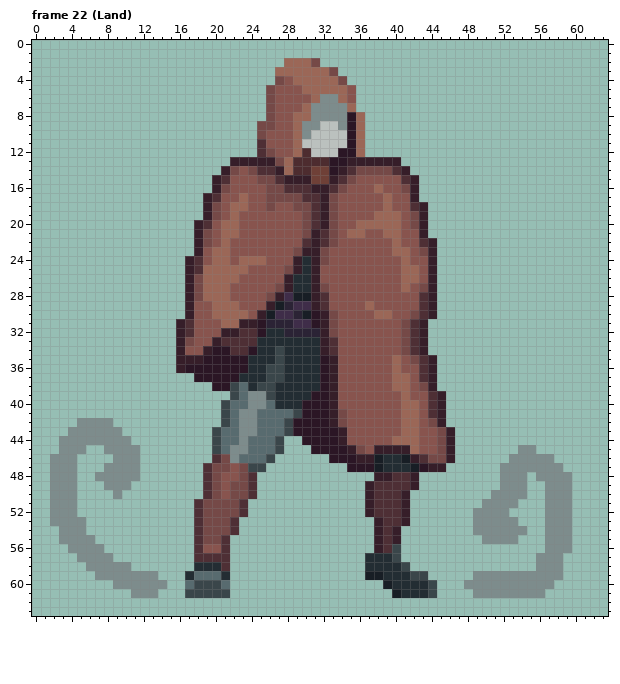
File history of a pixel-art file, SNZA/Assets/SpritesAsp/PROTAGONISTA.aseprite. This is how it looked before the edit.
64x64 pixels, 32 frames. Colours within 5 levels of each other are drawn and written as one. Shown: frame 22 (Land). The commit also changed other frames, which this record leaves out.
The same view after the edit:
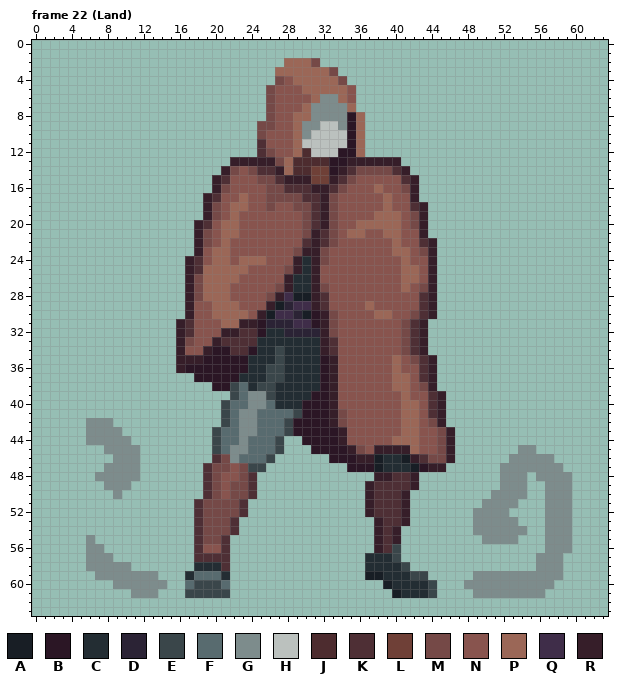
Palette (. is transparent): A #181e25  B #2b1625  C #232d33  D #2b2335  E #3a464a  F #586b6f  G #7d8c8c  H #bbc1be  J #4d2c2f  K #4e2f35  L #6f4037  M #754947  N #88544e  P #9b6757  Q #3f2d49  R #361e29
Change:
--- frame 22 (Land), layer "Flattened"
@@ x 0..7 @@
 41 ........
-42 .....GGG
-43 ....GGGG
-44 ...GGGGG
-45 ...GGG..
-46 ..GGG...
-47 ..GGG...
-48 ..GGG..G
-49 ..GGG...
-50 ..GGG...
-51 ..GGG...
-52 ..GGG...
-53 ..GGGG..
-54 ...GGG..
-55 ...GGGG.
-56 ....GGGG
-57 .....GGG
+42 ......GG
+43 ......GG
+44 ......GG
+45 ........
+46 ........
+47 ........
+48 .......G
+49 ........
+50 ........
+51 ........
+52 ........
+53 ........
+54 ........
+55 ......G.
+56 ......GG
+57 ......GG
 58 ......GG
Boxes around the changes in both pictures, in picture pixels (x1, y1, x2, y2):
erased: (50, 418, 86, 562)
